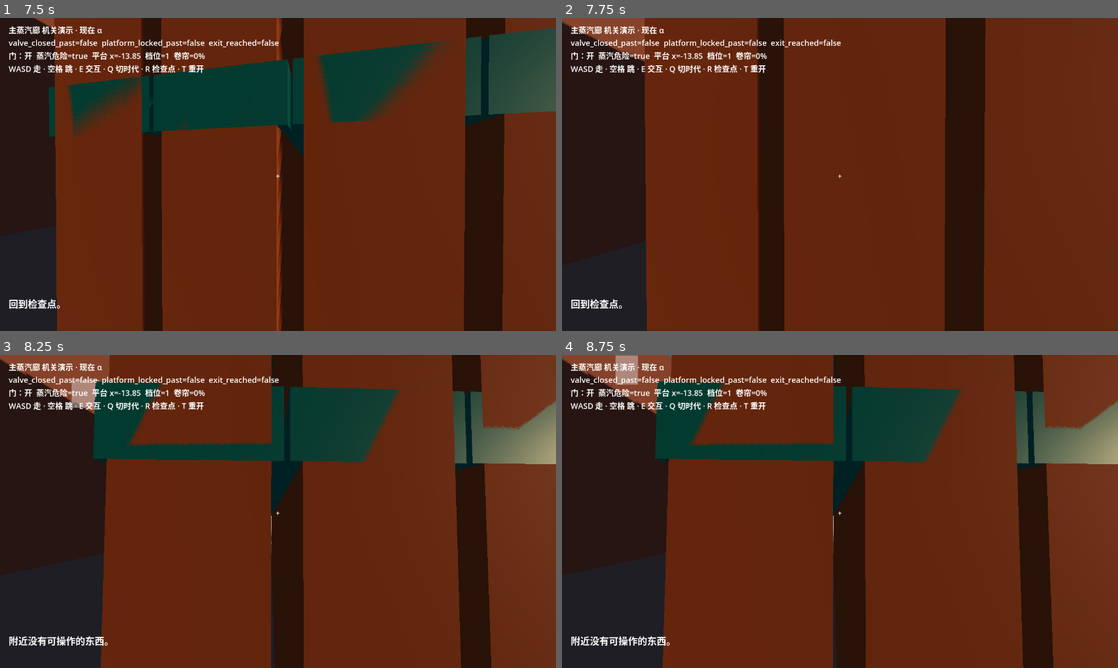
Above: before the commit, frames 1-4 (two rows, left to right).
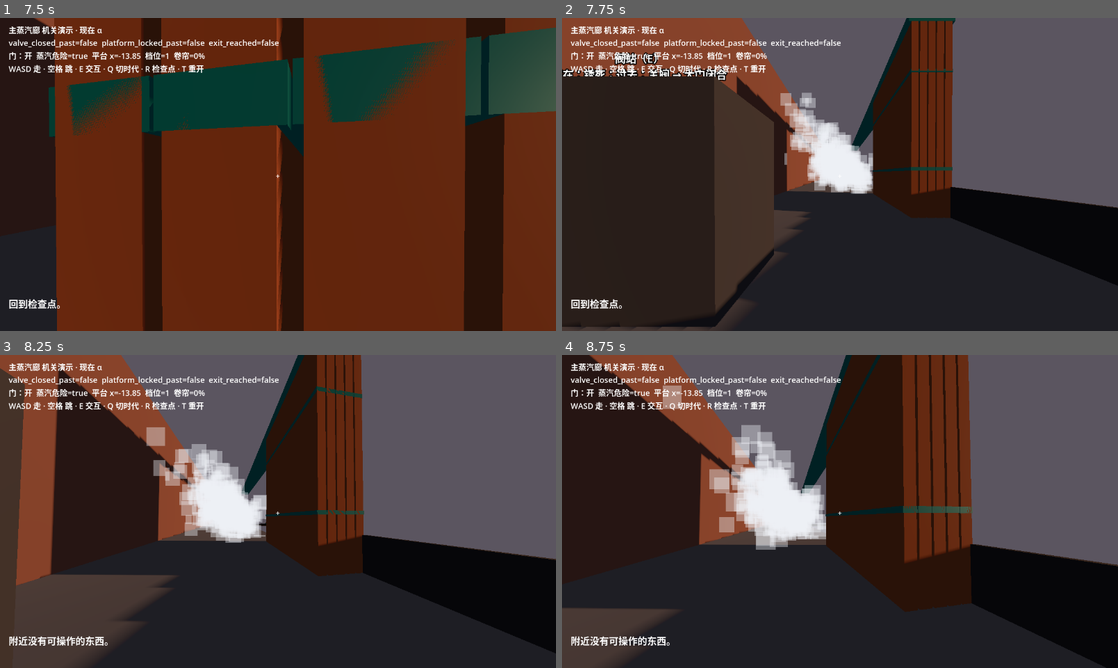
Above: after the commit, the same moments.

Repository: cogco1/renou-godot
Game: Godot game, scene res://mechanisms/steamhall/demo/demo_steamhall.tscn
The game is run twice, just before and just after one commit, with the same random seed, the same clock (stepped at 60 frames per second) and the same inputs. This scene is started directly instead of the project's main scene.
Inputs (mouse positions are in pixels of both pictures, inside the frame that each line leads up to):
- Up to frame 1 (7.5 s): tap Enter at 0.5 s; move the mouse to (305, 174) at 0.52 s; hold E (interact) 0.53-1.28 s; hold W (move_forward) 0.53-5.78 s; click (305, 174) at 0.67 s; tap Space (jump) at 0.77, 1.52, 3.02, 3.77, 4.52, 6.02, 6.77 s; move the mouse to (250, 174) at 1.27 s; tap Q (switch_era) at 1.35 s; move the mouse to (289, 168) at 2.02 s; tap 1 at 2.1, 5.85 s; move the mouse to (272, 180) at 2.77 s; tap 2 at 2.85, 6.6 s; click (272, 180) at 2.92 s; move the mouse to (316, 177) at 3.52 s; tap 3 at 3.6, 7.35 s; move the mouse to (233, 171) at 4.27 s; tap E (interact) at 4.35 s; move the mouse to (283, 174) at 5.02 s; hold Q (switch_era) 5.03-5.78 s; click (283, 174) at 5.17 s; move the mouse to (255, 168) at 5.77 s; hold D (move_right) 5.78-6.53 s; move the mouse to (305, 174) at 6.52 s; hold W (move_forward) from 6.53 s (still down); move the mouse to (250, 174) at 7.27 s; click (250, 174) at 7.42 s
- Up to frame 2 (7.75 s): keep holding W (move_forward); tap Space (jump) at 7.52 s
- Up to frame 3 (8.25 s): keep holding W (move_forward); move the mouse to (289, 505) at 8.02 s; hold E (interact) from 8.03 s (still down)
- Up to frame 4 (8.75 s): keep holding W (move_forward); keep holding E (interact)

Frame 1 is identical in both runs. In frame 2, 83% of the frame differs, in the area x 0-100%, y 0-100%; in frame 3, 89%; in frame 4, 77%.

Commit message:
steamhall: steam hazard area covers the passage from the pier face
AREA_SteamCorridor started at the track depth (~1.45 m out), so its 8.7 m
box ran into the far wall and left the open track strip south of the
stacked leaves uncovered. It now spans local z 0..steam_depth_m, matching
the spec (40 x 8.7 x 4.1 m over the passage). +1 test, 38/38.

Co-Authored-By: Claude Opus 5.5 <noreply@anthropic.com>

Diff:
--- a/mechanisms/steamhall/big_sliding_gate.gd
+++ b/mechanisms/steamhall/big_sliding_gate.gd
@@ -204,7 +204,8 @@
 	_pivot.add_child(track)
 	_frame_meshes.append(_box_mesh(track, Vector3(span_m, 0.3, _track_depth() + 0.2),
 			Vector3(span_m * 0.5, height_m + 0.15, _track_depth() * 0.5), _mat.frame))
-	# hazard area on the passage side
+	# hazard area: the whole passage from the pier face (local z 0) - it overlaps the track strip on purpose,
+	# so the open part of the strip south of the stacked leaves is covered too
 	_steam_area = Area3D.new()
 	_steam_area.name = "AREA_SteamCorridor"
 	_steam_area.collision_layer = 0
@@ -213,7 +214,7 @@
 	var area_box := BoxShape3D.new()
 	area_box.size = Vector3(span_m, steam_height_m, steam_depth_m)
 	acs.shape = area_box
-	acs.position = Vector3(span_m * 0.5, steam_height_m * 0.5, _track_depth() + steam_depth_m * 0.5)
+	acs.position = Vector3(span_m * 0.5, steam_height_m * 0.5, steam_depth_m * 0.5)
 	_steam_area.add_child(acs)
 	_steam_area.body_entered.connect(_on_steam_body_entered)
 	add_child(_steam_area)
--- a/mechanisms/steamhall/tests/test_steamhall_mechanisms.gd
+++ b/mechanisms/steamhall/tests/test_steamhall_mechanisms.gd
@@ -48,6 +48,11 @@
 		stacked = stacked and is_equal_approx(g.leaf_x(i), 0.0)
 	check("gate present open: all leaves stacked", stacked)
 	check("gate present open: hazard active", g.hazard_active and g.get_node("AREA_SteamCorridor").monitoring)
+	var acs: CollisionShape3D = g.get_node("AREA_SteamCorridor").get_child(0)
+	var half: Vector3 = (acs.shape as BoxShape3D).size * 0.5
+	check("gate steam area spans pier face -> far wall (local z 0..depth)",
+			is_equal_approx(acs.position.z - half.z, 0.0) and is_equal_approx(acs.position.z + half.z, g.steam_depth_m),
+			str(acs.position.z - half.z) + ".." + str(acs.position.z + half.z))
 	# 2 closed: leaves tile 40 m
 	g.apply_state(true, "present")
 	check("gate closed: last leaf at 32 m", is_equal_approx(g.leaf_x(4), 32.0), str(g.leaf_x(4)))
Not shown, changed: mechanisms/steamhall/README.md
